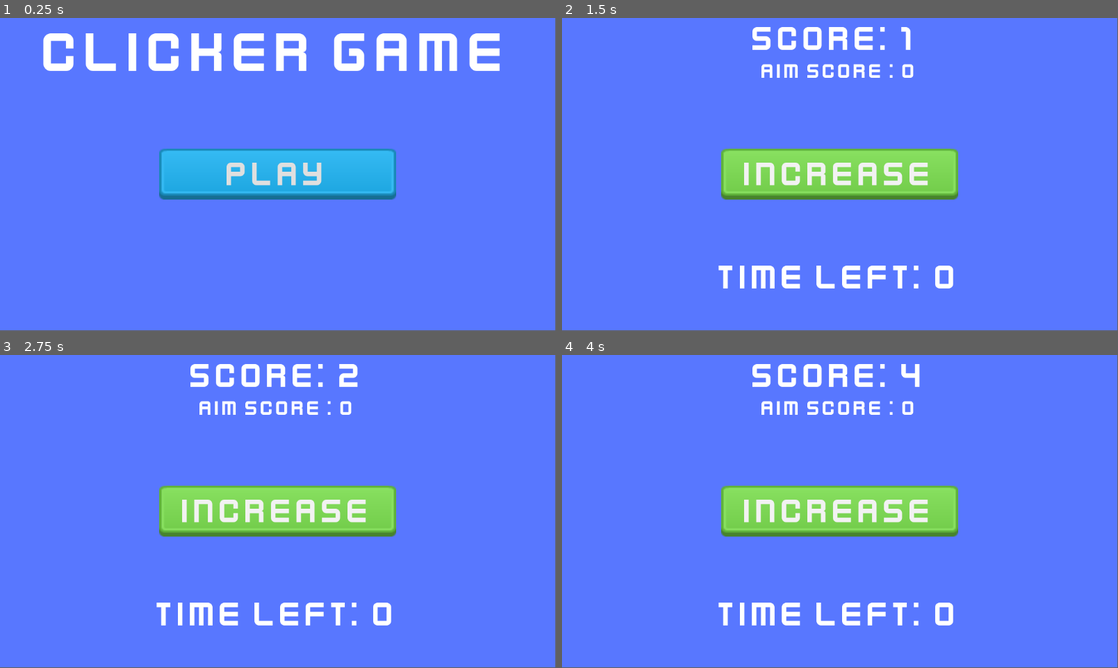
Above: before the commit, frames 1-4 (two rows, left to right).
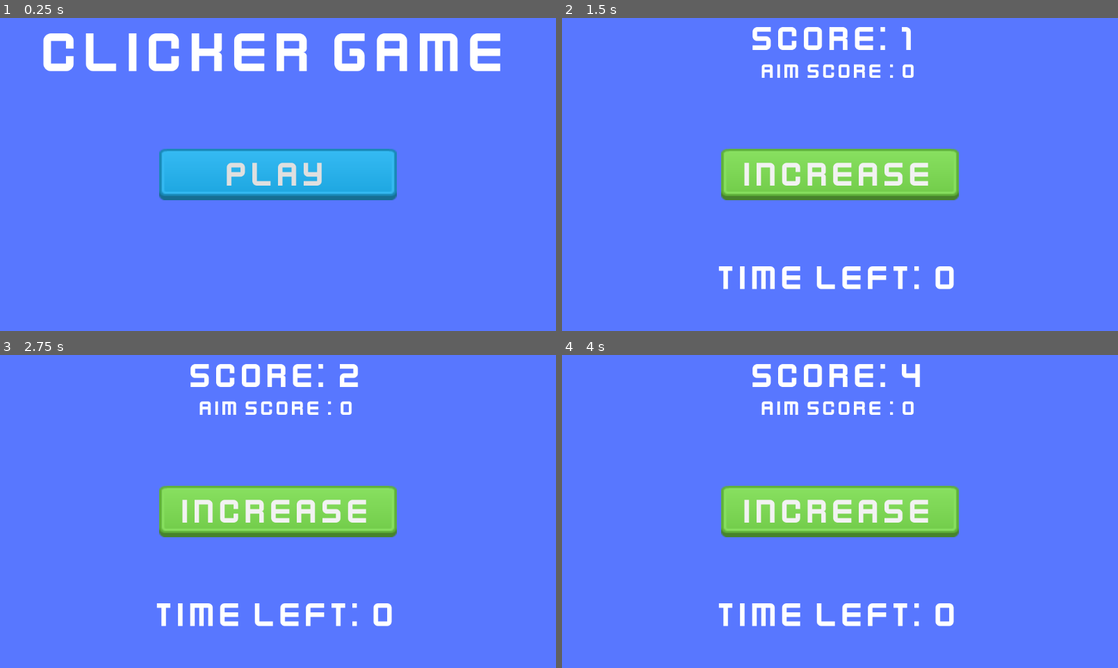
Above: after the commit, the same moments.

Repository: paulojnneto/MobileCourse
Game: Godot game, scene res://menu.tscn
The game is run twice, just before and just after one commit, with the same random seed, the same clock (stepped at 60 frames per second) and the same inputs.
Inputs:
- Up to frame 1 (0.25 s): no input
- Up to frame 2 (1.5 s): click "play" at 0.5 s; click "Increase" at 1.25 s
- Up to frame 3 (2.75 s): click "Increase" at 2 s
- Up to frame 4 (4 s): click "Increase" at 2.75 s; tap Enter at 3.5 s
In our replay, the window is 799x449 before the commit and 800x450 after it. These sizes can differ from the game's own. Grey fills any space a smaller window leaves; there, only what the larger window draws over its background counts as a difference.

The runs differ from the first frame. In frame 1, 1.0% of the frame differs, in the area x 8-90%, y 4-59%; in frame 2, 1.5%; in frame 3, 1.5%; in frame 4, 1.5%, in the area x 28-72%, y 2-87%.

Commit message:
Added resolution config

Diff:
--- a/project.godot
+++ b/project.godot
@@ -15,6 +15,12 @@
 config/features=PackedStringArray("4.2", "Forward Plus")
 config/icon="res://icon.svg"
 
+[display]
+
+window/stretch/mode="viewport"
+window/stretch/aspect="expand"
+window/handheld/orientation=6
+
 [rendering]
 
 environment/defaults/default_clear_color=Color(0.347156, 0.465757, 1, 1)
